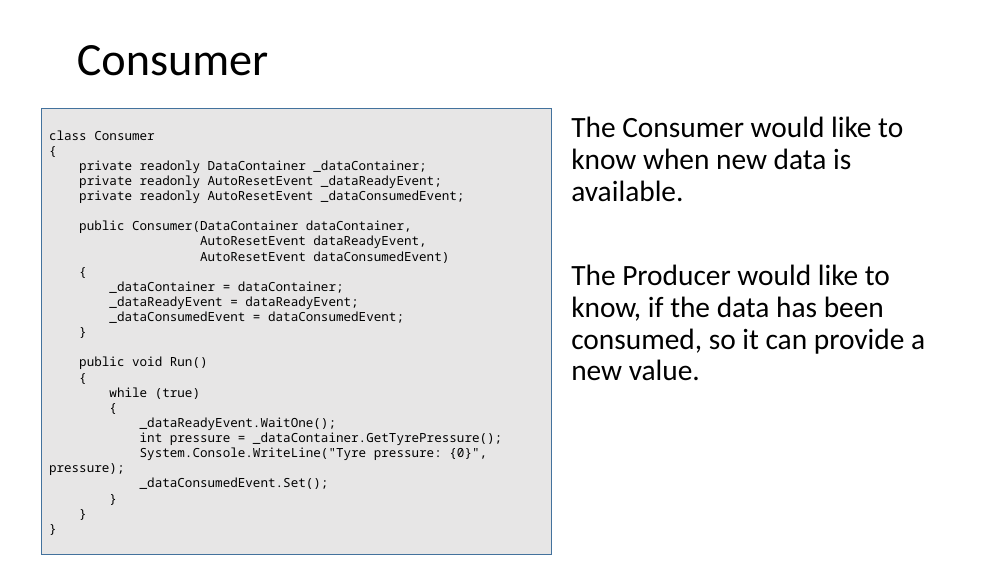
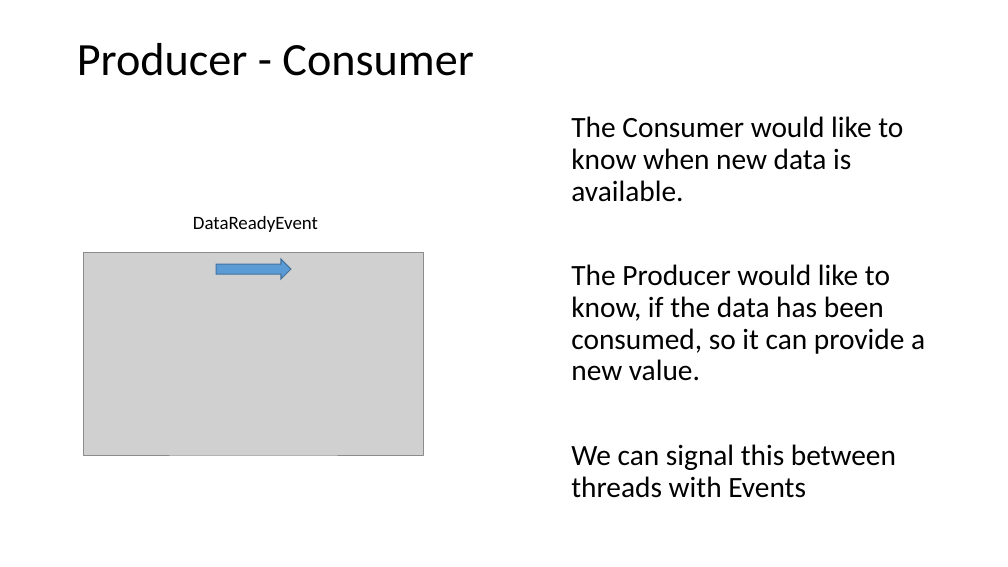
Before and after one commit to codesmurf/st3its3_teaching, a slide deck: slide 15 of 07 Thread Synchronization 2/Thread Synchronization pt 2.pptx (slide 17 before the commit). Drawn at 1008x567 pixels with LibreOffice and Linux fonts; fonts in the diff are those of the drawing; grey boxes stand for pictures. Boxes give left, top, right and bottom in pixels: in the first picture for what was removed or moved away, otherwise in the second. Text is boxed around its words. In the diff, an @@ line names an element or a change of style, - is before the commit and + after.

Commit message:
moved ResetEvents to signal between threads and not producer-consumer

```diff
--- a/07 Thread Synchronization 2/Thread Synchronization pt 2.pptx
+++ b/07 Thread Synchronization 2/Thread Synchronization pt 2.pptx
@@ title at <box>77,43,473,76</box>: text changed @@
-Consumer
+Producer - Consumer
@@ rectangle removed at <box>42,108,552,555</box> @@
-class Consumer
-{
-private readonly DataContainer _dataContainer;
-private readonly AutoResetEvent _dataReadyEvent;
-private readonly AutoResetEvent _dataConsumedEvent;
-public Consumer(DataContainer dataContainer,
-AutoResetEvent dataReadyEvent,
-AutoResetEvent dataConsumedEvent)
-{
-_dataContainer = dataContainer;
-_dataReadyEvent = dataReadyEvent;
-_dataConsumedEvent = dataConsumedEvent;
-}
-public void Run()
-{
-while (true)
-{
-_dataReadyEvent.WaitOne();
-int pressure = _dataContainer.GetTyrePressure();
-System.Console.WriteLine("Tyre pressure: {0}", pressure);
-_dataConsumedEvent.Set();
-}
-}
-}
@@ text added at <box>193,216,318,232</box>, 18 pt, text #000000 @@
+DataReadyEvent
@@ picture added at <box>84,252,424,454</box> @@
@@ right arrow added at <box>216,259,291,279</box>, fill #5B9BD5, outline #43739E 1 pt @@
@@ text at <box>571,444,896,498</box>: paragraph added @@
+We can signal this between threads with Events
```
Also in this commit, not shown: 4 other slides changed, 7 slides added, 5 slides removed.
